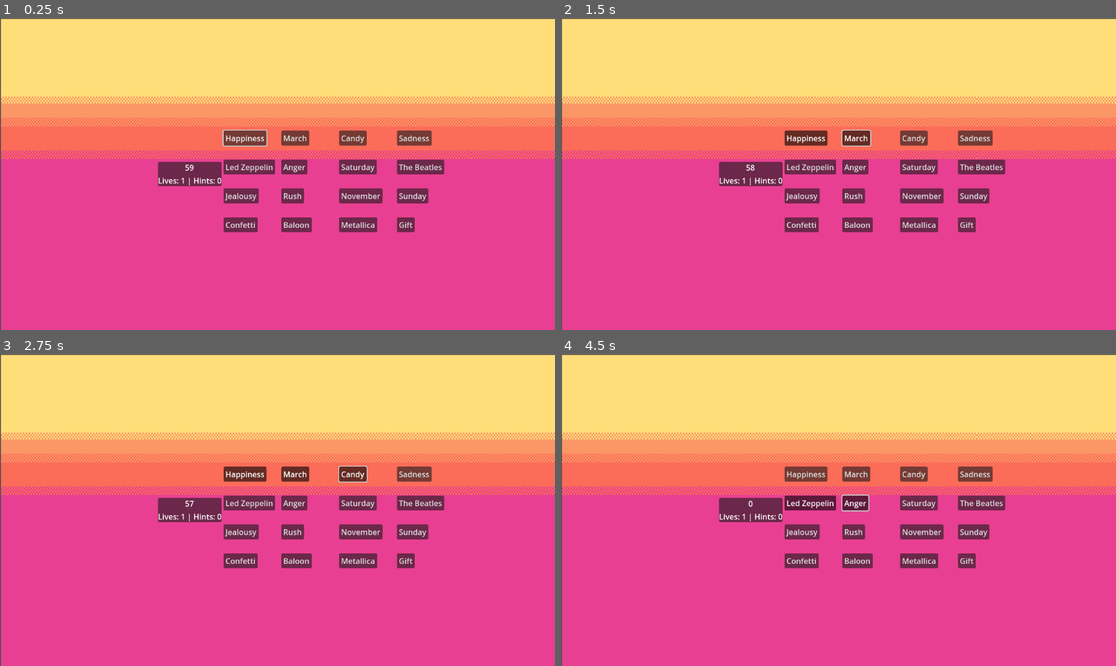
Above: before the commit, frames 1-4 (two rows, left to right).
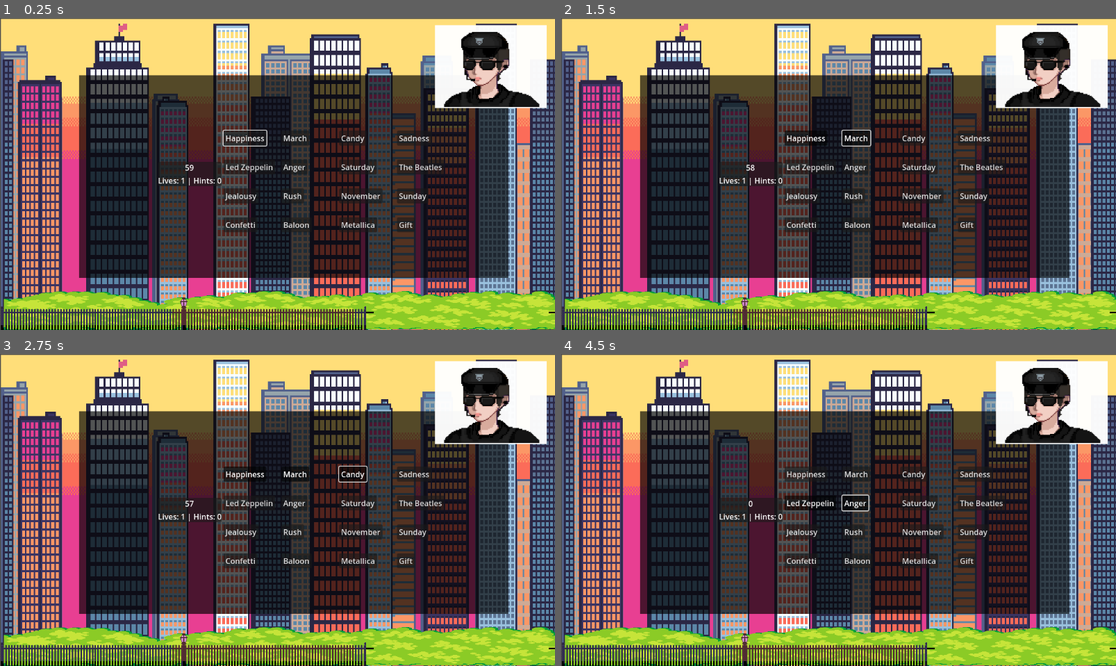
Above: after the commit, the same moments.

Repository: Gpontes15/BombSquad
Game: Godot game, scene res://scenes/gameboard/GameBoard.tscn
Same seed, same stepped clock (60 frames per second), same inputs: the game is played once before the commit and once after it.
Inputs:
- Up to frame 1 (0.25 s): no input
- Up to frame 2 (1.5 s): click "Happiness" at 0.5 s; click "March" at 1.25 s
- Up to frame 3 (2.75 s): click "Candy" at 2 s
- Up to frame 4 (4.5 s): click "Sadness" at 2.75 s; click "Led Zeppelin" at 3.5 s; click "Anger" at 4.25 s

The runs differ from the first frame. In frame 1, 86% of the frame differs, in the area x 0-100%, y 1-100%; in frame 2, 86%; in frame 3, 86%; in frame 4, 86%.

Commit message:
design_jogo

Diff:
--- /dev/null
+++ b/BackgroundPanel.tscn
@@ -0,0 +1,11 @@
+[gd_scene load_steps=2 format=3 uid="uid://bpqciqw6kqydi"]
+
+[sub_resource type="StyleBoxFlat" id="StyleBoxFlat_e6paj"]
+bg_color = Color(0.807843, 0.458824, 0, 0.364706)
+
+[node name="Node2D" type="Node2D"]
+
+[node name="Panel" type="Panel" parent="."]
+offset_right = 40.0
+offset_bottom = 40.0
+theme_override_styles/panel = SubResource("StyleBoxFlat_e6paj")
--- a/scenes/gameboard/GameBoard.tscn
+++ b/scenes/gameboard/GameBoard.tscn
@@ -1,7 +1,18 @@
-[gd_scene load_steps=3 format=3 uid="uid://b60efsvaw7r5q"]
+[gd_scene load_steps=10 format=3 uid="uid://b60efsvaw7r5q"]
 
 [ext_resource type="Script" path="res://scenes/gameboard/game_board.gd" id="1_jesnc"]
 [ext_resource type="Texture2D" uid="uid://bv78tl5luoff7" path="res://assets/background/city background/evening/evening sky.png" id="2_r6pnc"]
+[ext_resource type="Texture2D" uid="uid://3b5w0lr1j0qa" path="res://assets/background/city background/evening/evening buildings back.png" id="3_arb3p"]
+[ext_resource type="Texture2D" uid="uid://bp5d0cgy3mkw2" path="res://assets/background/city background/evening/evening buildings front.png" id="4_rlm4o"]
+[ext_resource type="Texture2D" uid="uid://bdeymxta0dh8c" path="res://assets/background/city background/evening/evening bush.png" id="5_7viaj"]
+[ext_resource type="Texture2D" uid="uid://copcdx1pkxen2" path="res://assets/background/city background/evening/evening fence.png" id="6_41thm"]
+[ext_resource type="Texture2D" uid="uid://b2ckpc2ky3eqx" path="res://assets/character/fem.png" id="7_dcawq"]
+
+[sub_resource type="StyleBoxFlat" id="StyleBoxFlat_6pf1v"]
+bg_color = Color(0, 0, 0, 0.670588)
+
+[sub_resource type="StyleBoxFlat" id="StyleBoxFlat_i2r1d"]
+bg_color = Color(1, 1, 1, 0.964706)
 
 [node name="GameBoard" type="Control"]
 layout_mode = 3
@@ -21,6 +32,58 @@
 position = Vector2(1, 1)
 scale = Vector2(3.02632, 3.58889)
 texture = ExtResource("2_r6pnc")
+
+[node name="EveningBuildingsBack" type="Sprite2D" parent="."]
+texture_filter = 1
+position = Vector2(4.5, 27.5)
+scale = Vector2(3.52744, 4.14789)
+texture = ExtResource("3_arb3p")
+
+[node name="EveningBuildingsFront" type="Sprite2D" parent="."]
+texture_filter = 1
+position = Vector2(6, 6)
+scale = Vector2(3.02895, 4.32653)
+texture = ExtResource("4_rlm4o")
+
+[node name="EveningBush" type="Sprite2D" parent="."]
+texture_filter = 1
+position = Vector2(7, 296)
+scale = Vector2(3.02632, 1)
+texture = ExtResource("5_7viaj")
+
+[node name="EveningFence" type="Sprite2D" parent="."]
+texture_filter = 1
+position = Vector2(2.5, 290)
+scale = Vector2(0.997405, 1)
+texture = ExtResource("6_41thm")
+
+[node name="PanelContainer" type="PanelContainer" parent="."]
+layout_mode = 1
+anchors_preset = 8
+anchor_left = 0.5
+anchor_top = 0.5
+anchor_right = 0.5
+anchor_bottom = 0.5
+offset_left = -412.0
+offset_top = -205.0
+offset_right = 479.0
+offset_bottom = 216.0
+grow_horizontal = 2
+grow_vertical = 2
+theme_override_styles/panel = SubResource("StyleBoxFlat_6pf1v")
+
+[node name="PanelContainer2" type="PanelContainer" parent="."]
+layout_mode = 0
+offset_left = 327.0
+offset_top = -309.0
+offset_right = 559.0
+offset_bottom = -137.0
+theme_override_styles/panel = SubResource("StyleBoxFlat_i2r1d")
+
+[node name="Fem" type="Sprite2D" parent="PanelContainer2"]
+position = Vector2(112, 68)
+scale = Vector2(0.627522, 0.585375)
+texture = ExtResource("7_dcawq")
 
 [node name="HBoxContainer" type="HBoxContainer" parent="."]
 layout_mode = 1
